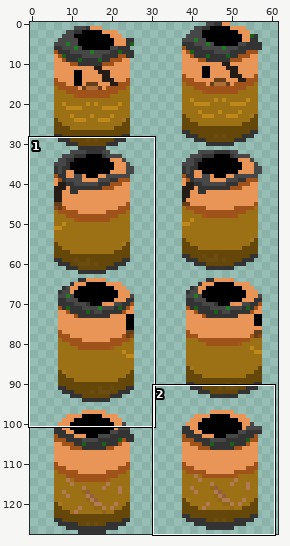
Sprite sheet: data/images/Map_Gau.png. Above, an overview of the earlier version with the close-up marked.
Close-up. Before:
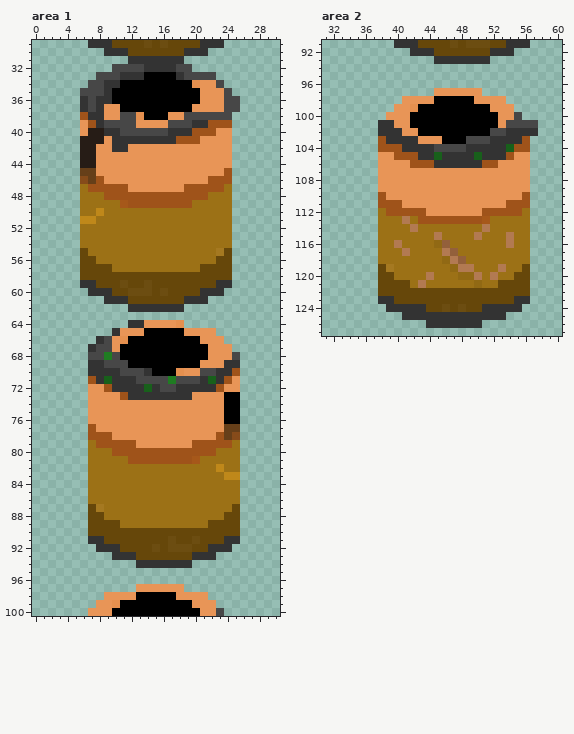
The file is 64x128 pixels. Colours within 5 levels of each other are drawn and written as one. Shown: area 1: x 0..30, y 29..100; area 2: x 31..60, y 91..127. The wide view leaves out empty margins.
After the commit:
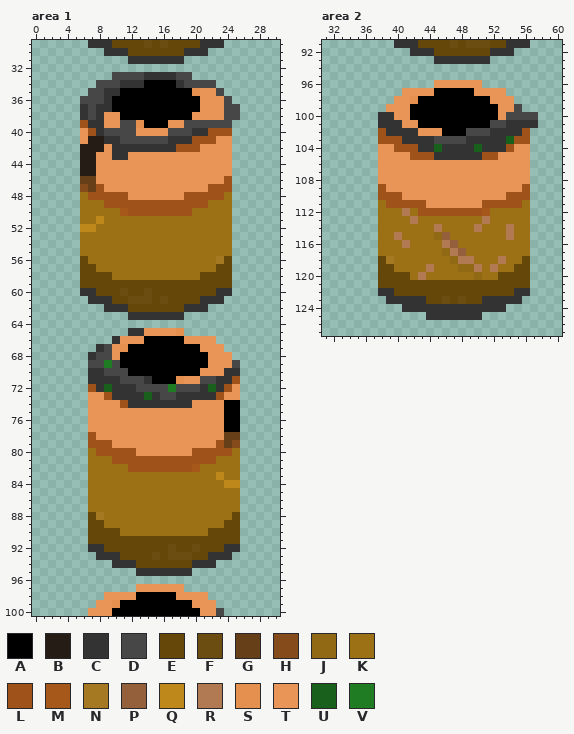
Palette (. is transparent): A #000000  B #261c16  C #333333  D #474747  E #66470a  F #6c4d11  G #663f19  H #864b1a  J #916914  K #9c7116  L #9f531a  M #a6581a  N #a57921  P #93603b  Q #bf881a  R #b27a52  S #e5904f  T #e89557  U #18601b  V #1f7c22
From old to new:
--- area 1
@@ x 0..30 @@
  31 ............CCCCCCC............
- 32 ..........DDDDCCCCDD...........
- 33 ........DDDCCCAAAACDDDD........
- 34 .......DDCCAAAAAAAAASTTD.......
- 35 ......DDDCAAAAAAAAAAATTTD......
- 36 ......CDCCAAAAAAAAAAATTTDD.....
- 37 ......CDCTTAAAAAAAAATTTTDD.....
- 38 ......LCCTTDDSAAATTDDDDDD......
- 39 ......TLCDDDDTTTTDDDCCLLL......
- 40 ......TBBCCDDDDDDCCCLLLTT......
- 41 ......BBBTCCCCCCCCLLLTTTT......
- 42 ......BBTTCCTTTTTTTTTTTTT......
- 43 ......BBTTTTTTTTTTTTTTTTT......
+ 32 ...............................
+ 33 ..........DDDDCCCCDD...........
+ 34 ........DDDCCCAAAACDDDD........
+ 35 .......DDCCAAAAAAAAASTTD.......
+ 36 ......DDDCAAAAAAAAAAATTTD......
+ 37 ......CDCCAAAAAAAAAAATTTDD.....
+ 38 ......CDCTTAAAAAAAAATTTTDD.....
+ 39 ......LCCTTDDSAAATTDDDDDD......
+ 40 ......TLCDDDDTTTTDDDCCLLL......
+ 41 ......TBBCCDDDDDDCCCLLLTT......
+ 42 ......BBBTCCCCCCCCLLLTTTT......
+ 43 ......BBTTCCTTTTTTTTTTTTT......
  44 ......BBTTTTTTTTTTTTTTTTT......
- 45 ......GGTTTTTTTTTTTTTTTTL......
- 46 ......HGLTTTTTTTTTTTTTLLL......
- 47 ......KLLLLLTTTTTTTLLLLLK......
- 48 ......KKKLLLLLLLLLLLLLKKK......
- 49 ......KKKKKMLLLLLLLLKKKKK......
- 50 ......KKQKKKKKKKKKKKKKKKK......
- 51 ......QQKKKKKKKKKKKKKKKKK......
- 52 ......KKKKKKKKKKKKKKKKKKK......
+ 45 ......BBTTTTTTTTTTTTTTTTT......
+ 46 ......GGTTTTTTTTTTTTTTTTL......
+ 47 ......HGLTTTTTTTTTTTTTLLL......
+ 48 ......KLLLLLTTTTTTTLLLLLK......
+ 49 ......KKKLLLLLLLLLLLLLKKK......
+ 50 ......KKKKKMLLLLLLLLKKKKK......
+ 51 ......KKQKKKKKKKKKKKKKKKK......
+ 52 ......QQKKKKKKKKKKKKKKKKK......
  53 ......KKKKKKKKKKKKKKKKKKK......
  54 ......KKKKKKKKKKKKKKKKKKK......
- 55 ......EKKKKKKKKKKKKKKKKNE......
- 56 ......EEKKKKKKKKKKKKKKKEE......
- 57 ......EEEEKKKKKKKKKKKEEEE......
- 58 ......EEEEEEEEEEEEEEEEEEE......
- 59 ......CCEEEFEEFEEEEEEEECC......
- 60 .......CCCEEFFFEFEEEECCC.......
- 61 .........CCCEEEEEEECCC.........
- 62 ............CCCCCCC............
- 63 ...............................
- 64 ............CCTTTTS............
- 65 ..........CTTTAAAAATTTT........
- 66 ........CDTSAAAAAAAAATTT.......
- 67 .......CDDTAAAAAAAAAAATTT......
- 68 .......DDVDAAAAAAAAAAATTTD.....
- 69 .......CCDDDAAAAAAAAATTTCC.....
- 70 .......CCCCDDDCAAASTTDDCCL.....
- 71 .......LCUCCCDDDDVDDDCUCLT.....
- 72 .......TTLCCCCUCDDCCCCCLTT.....
- 73 .......TTTTLCCCCCCCCTTTTAA.....
- 74 .......TTTTTTTTTTTTTTTTTAA.....
+ 55 ......KKKKKKKKKKKKKKKKKKK......
+ 56 ......EKKKKKKKKKKKKKKKKNE......
+ 57 ......EEKKKKKKKKKKKKKKKEE......
+ 58 ......EEEEKKKKKKKKKKKEEEE......
+ 59 ......EEEEEEEEEEEEEEEEEEE......
+ 60 ......CCEEEFEEFEEEEEEEECC......
+ 61 .......CCCEEFFFEFEEEECCC.......
+ 62 .........CCCEEEEEEECCC.........
+ 63 ............CCCCCCC............
+ 64 ...............................
+ 65 ............CCTTTTS............
+ 66 ..........CTTTAAAAATTTT........
+ 67 ........CDTSAAAAAAAAATTT.......
+ 68 .......CDDTAAAAAAAAAAATTT......
+ 69 .......DDVDAAAAAAAAAAATTTD.....
+ 70 .......CCDDDAAAAAAAAATTTCC.....
+ 71 .......CCCCDDDCAAASTTDDCCL.....
+ 72 .......LCUCCCDDDDVDDDCUCLT.....
+ 73 .......TTLCCCCUCDDCCCCCLTT.....
+ 74 .......TTTTLCCCCCCCCTTTTAA.....
  75 .......TTTTTTTTTTTTTTTTTAA.....
  76 .......TTTTTTTTTTTTTTTTTAA.....
- 77 .......LTTTTTTTTTTTTTTTTGG.....
- 78 .......LLLTTTTTTTTTTTTTLGH.....
- 79 .......KLLLLLTTTTTTTLLLLLK.....
- 80 .......KKKLLLLLLLLLLLLLKKK.....
- 81 .......KKKKKLLLLLLLLMKKKKK.....
- 82 .......KKKKKKKKKKKKKKKKQKK.....
- 83 .......KKKKKKKKKKKKKKKKKQQ.....
- 84 .......KKKKKKKKKKKKKKKKKKK.....
+ 77 .......TTTTTTTTTTTTTTTTTAA.....
+ 78 .......LTTTTTTTTTTTTTTTTGG.....
+ 79 .......LLLTTTTTTTTTTTTTLGH.....
+ 80 .......KLLLLLTTTTTTTLLLLLK.....
+ 81 .......KKKLLLLLLLLLLLLLKKK.....
+ 82 .......KKKKKLLLLLLLLMKKKKK.....
+ 83 .......KKKKKKKKKKKKKKKKQKK.....
+ 84 .......KKKKKKKKKKKKKKKKKQQ.....
  85 .......KKKKKKKKKKKKKKKKKKK.....
  86 .......KKKKKKKKKKKKKKKKKKK.....
- 87 .......ENKKKKKKKKKKKKKKKKE.....
- 88 .......EEKKKKKKKKKKKKKKKEE.....
- 89 .......EEEEKKKKKKKKKKKEEEE.....
- 90 .......EEEEEEEEEEEEEEEEEEE.....
- 91 .......CCEEEEEEEEFEEFEEECC.....
- 92 ........CCCEEEEFEFFFEECCC......
- 93 ..........CCCEEEEEEECCC........
- 94 .............CCCCCCC...........
- 95 ...............................
+ 87 .......KKKKKKKKKKKKKKKKKKK.....
+ 88 .......ENKKKKKKKKKKKKKKKKE.....
+ 89 .......EEKKKKKKKKKKKKKKKEE.....
+ 90 .......EEEEKKKKKKKKKKKEEEE.....
+ 91 .......EEEEEEEEEEEEEEEEEEE.....
+ 92 .......CCEEEEEEEEFEEFEEECC.....
+ 93 ........CCCEEEEFEFFFEECCC......
+ 94 ..........CCCEEEEEEECCC........
+ 95 .............CCCCCCC...........
  96 ...............................
--- area 2
@@ x 31..60 @@
  95 ..............................
- 96 ..............................
- 97 ..............TTTTTT..........
- 98 ..........TTTTAAAAATTTT.......
- 99 .........TTSAAAAAAAAATTT......
-100 ........TTTAAAAAAAAAAATTD.....
-101 .......CCTTAAAAAAAAAAATDDDD...
-102 .......CCCTTAAAAAAAAADDCCCC...
-103 .......LCCCCTTTAAADDDCCCCL....
-104 .......LLLCCCCDDDDCCCCCULL....
-105 .......TTLLLCCUCCCCUCCCLTT....
-106 .......TTTTLLLCCCCCCLLTTTT....
+ 96 ..............TTTTTT..........
+ 97 ..........TTTTAAAAATTTT.......
+ 98 .........TTSAAAAAAAAATTT......
+ 99 ........TTTAAAAAAAAAAATTD.....
+100 .......CCTTAAAAAAAAAAATDDDD...
+101 .......CCCTTAAAAAAAAADDCCCC...
+102 .......LCCCCTTTAAADDDCCCCL....
+103 .......LLLCCCCDDDDCCCCCULL....
+104 .......TTLLLCCUCCCCUCCCLTT....
+105 .......TTTTLLLCCCCCCLLTTTT....
+106 .......TTTTTTTTTTTTTTTTTTT....
 107 .......TTTTTTTTTTTTTTTTTTT....
 108 .......TTTTTTTTTTTTTTTTTTT....
-109 .......TTTTTTTTTTTTTTTTTTT....
-110 .......LTTTTTTTTTTTTTTTTTL....
-111 .......LLLTTTTTTTTTTTTTLLL....
-112 .......KLLLLLTTTTTTTLLLLLK....
-113 .......KKKRKLLLLLLLLMKKKKK....
-114 .......KKKKRKKKKKKKKRKKKKK....
-115 .......KKKKKKKRKKKKRKKKRKK....
-116 .......KKRKKKKJPKKKKKKKRKK....
-117 .......KKKRKKKKRPKKKKKKKKK....
-118 .......KKKKKKKKJRPKKKKKKKK....
-119 .......ENKKKKKKKJRRKKKRKKE....
-120 .......EEKKKKRKKKJJRKRKKEE....
-121 .......EEEEKRKKKKKKJKKEEEE....
-122 .......EEEEEEEEEEEEEEEEEEE....
-123 .......CCEEEEEEEEEEEEEEECC....
-124 ........CCCCCEEFEFEECCCCC.....
-125 ..........CCCCCCCCCCCCC.......
-126 .............CCCCCCC..........
+109 .......LTTTTTTTTTTTTTTTTTL....
+110 .......LLLTTTTTTTTTTTTTLLL....
+111 .......KLLLLLTTTTTTTLLLLLK....
+112 .......KKKRKLLLLLLLLMKKKKK....
+113 .......KKKKRKKKKKKKKRKKKKK....
+114 .......KKKKKKKRKKKKRKKKRKK....
+115 .......KKRKKKKJPKKKKKKKRKK....
+116 .......KKKRKKKKRPKKKKKKKKK....
+117 .......KKKKKKKKJRPKKKKKKKK....
+118 .......ENKKKKKKKJRRKKKRKKE....
+119 .......EEKKKKRKKKJJRKRKKEE....
+120 .......EEEEKRKKKKKKJKKEEEE....
+121 .......EEEEEEEEEEEEEEEEEEE....
+122 .......CCEEEEEEEEEEEEEEECC....
+123 ........CCCCCEEFEFEECCCCC.....
+124 ..........CCCCCCCCCCCCC.......
+125 .............CCCCCCC..........
+126 ..............................
 127 ..............................
Boxes around the changes in both close-ups, in picture pixels (x1, y1, x2, y2):
changed: (80, 64, 240, 576)
changed: (378, 80, 538, 328)
